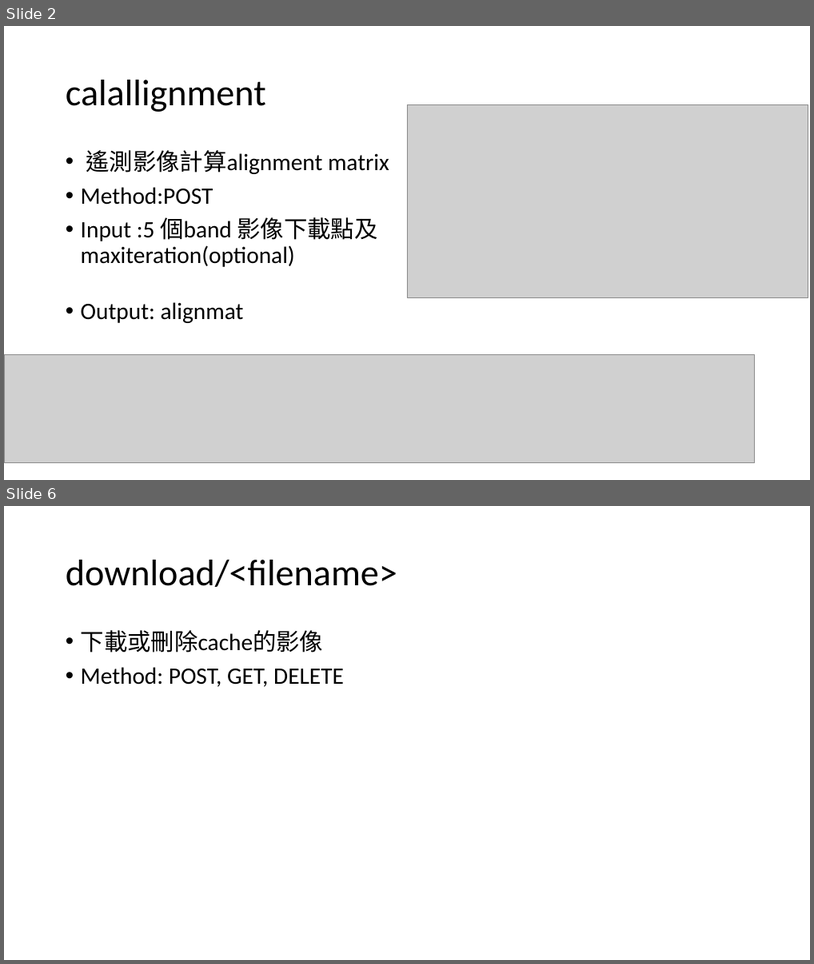
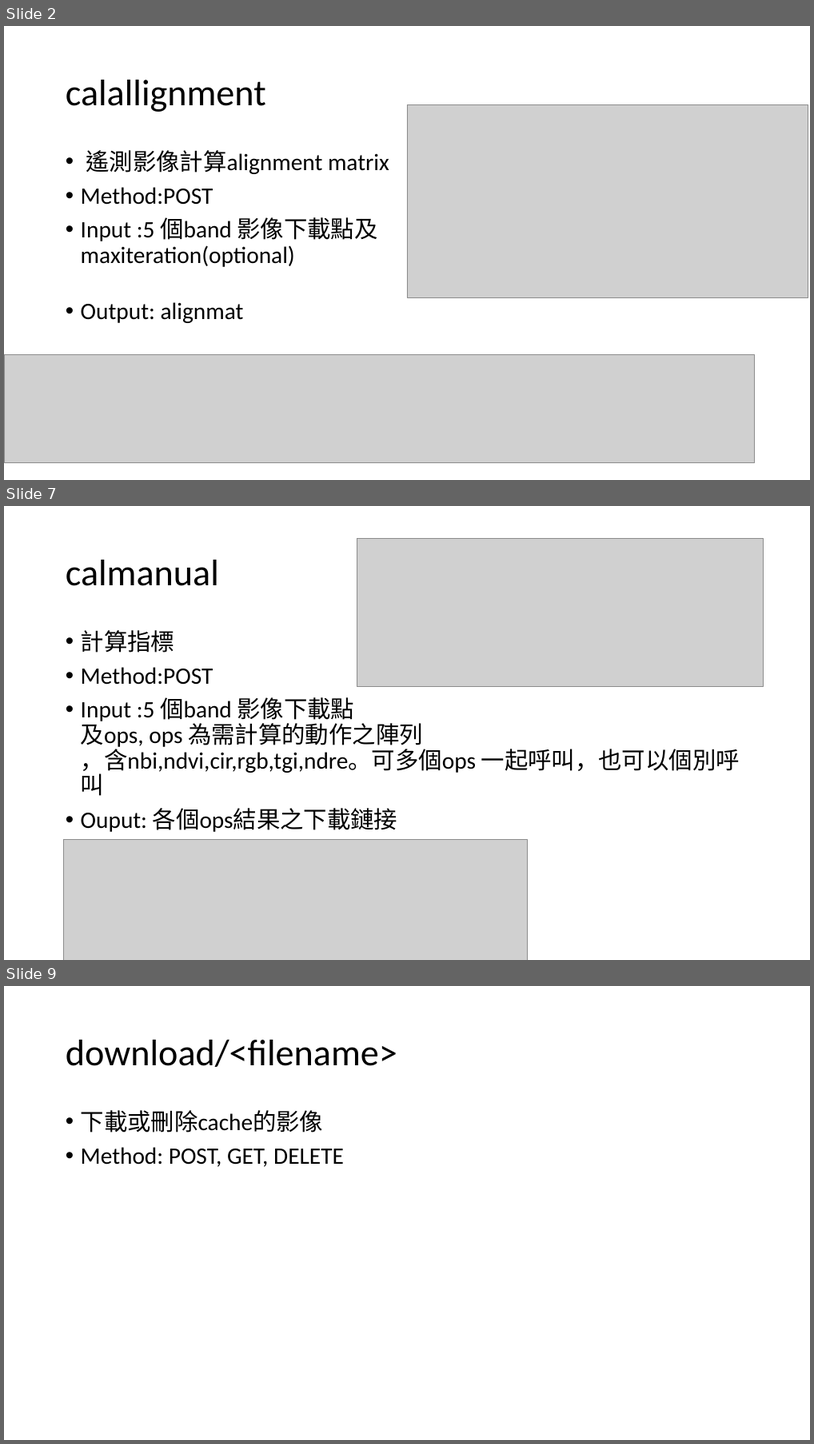
Before and after one commit to hongping1224/MicasenseMX30API, a slide deck: MicasenseMX30API.pptx. Shown one above the other, each under a label of ours: slides 2 and 6 before the commit, slides 2, 7 and 9 after it; the slides between them are not shown. The pictures are 814x964 and 814x1444 pixels, drawn with LibreOffice and Linux fonts; fonts in the diff are those of the drawing; grey boxes stand for pictures. Boxes give left, top, right and bottom in pixels: in the first picture for what was removed or moved away, otherwise in the second. Text is boxed around its words. In the diff, an @@ line names an element or a change of style, - is before the commit and + after.

```diff
--- a/MicasenseMX30API.pptx
+++ b/MicasenseMX30API.pptx
@@ slide 7 added at (x1=4, y1=506, x2=810, y2=960), background #FFFFFF @@
@@ picture added at (x1=358, y1=539, x2=764, y2=687) @@
@@ title added at (x1=66, y1=560, x2=219, y2=586), 44 pt, text #000000 @@
+calmanual
@@ text added at (x1=81, y1=630, x2=740, y2=832), 28 pt, text #000000 @@
+• 計算指標
+• Method:POST
+• Input :5 個band 影像下載點
+  及ops, ops 為需計算的動作之陣列
+  ，含nbi,ndvi,cir,rgb,tgi,ndre。可多個ops 一起呼叫，也可以個別呼叫
+• Ouput: 各個ops結果之下載鏈接
@@ picture added at (x1=64, y1=840, x2=528, y2=960) @@
@@ what was slide 6 is now slide 9 @@
```
Also in this commit, not shown: 3 slides changed, 3 other slides added, 15 other files.
